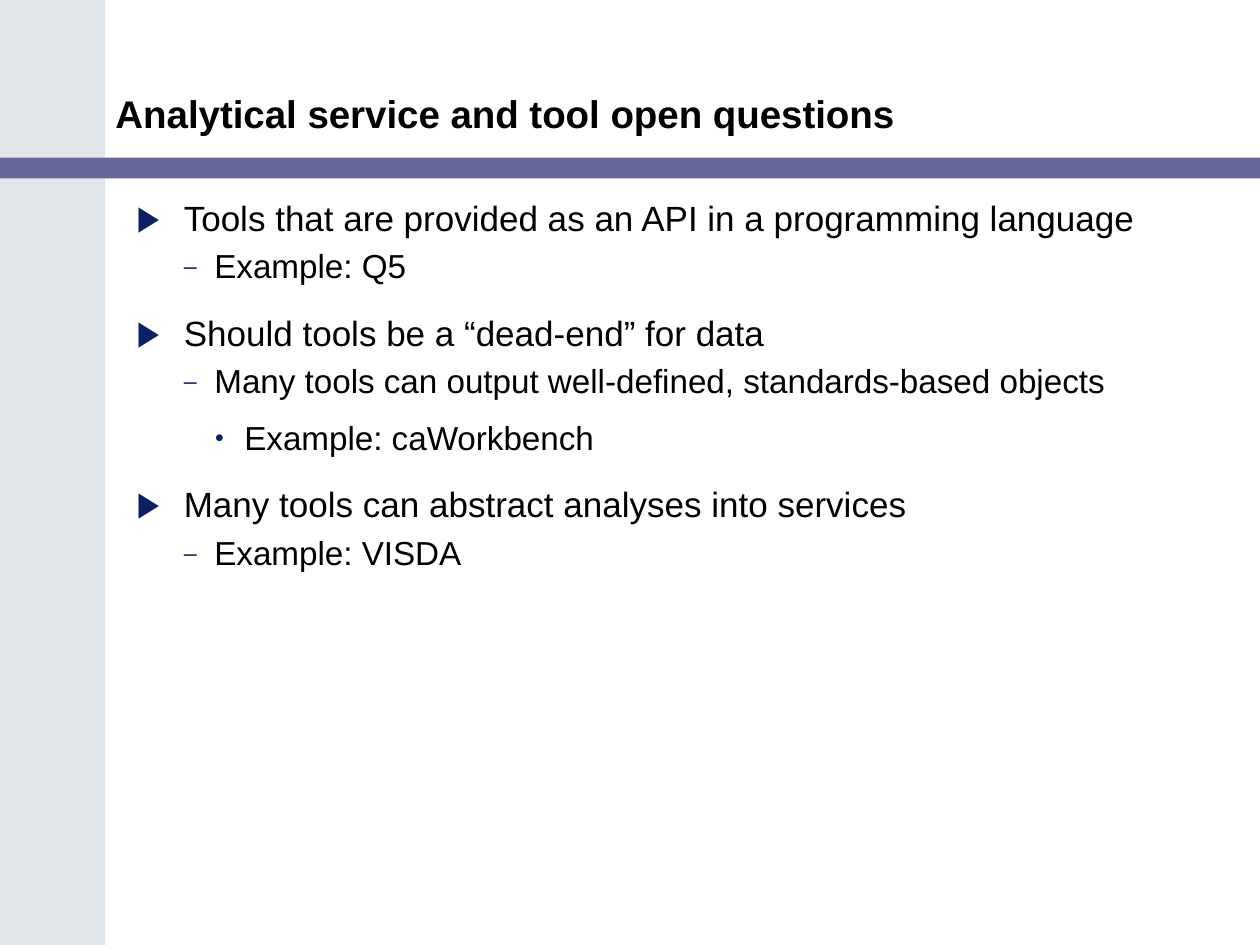
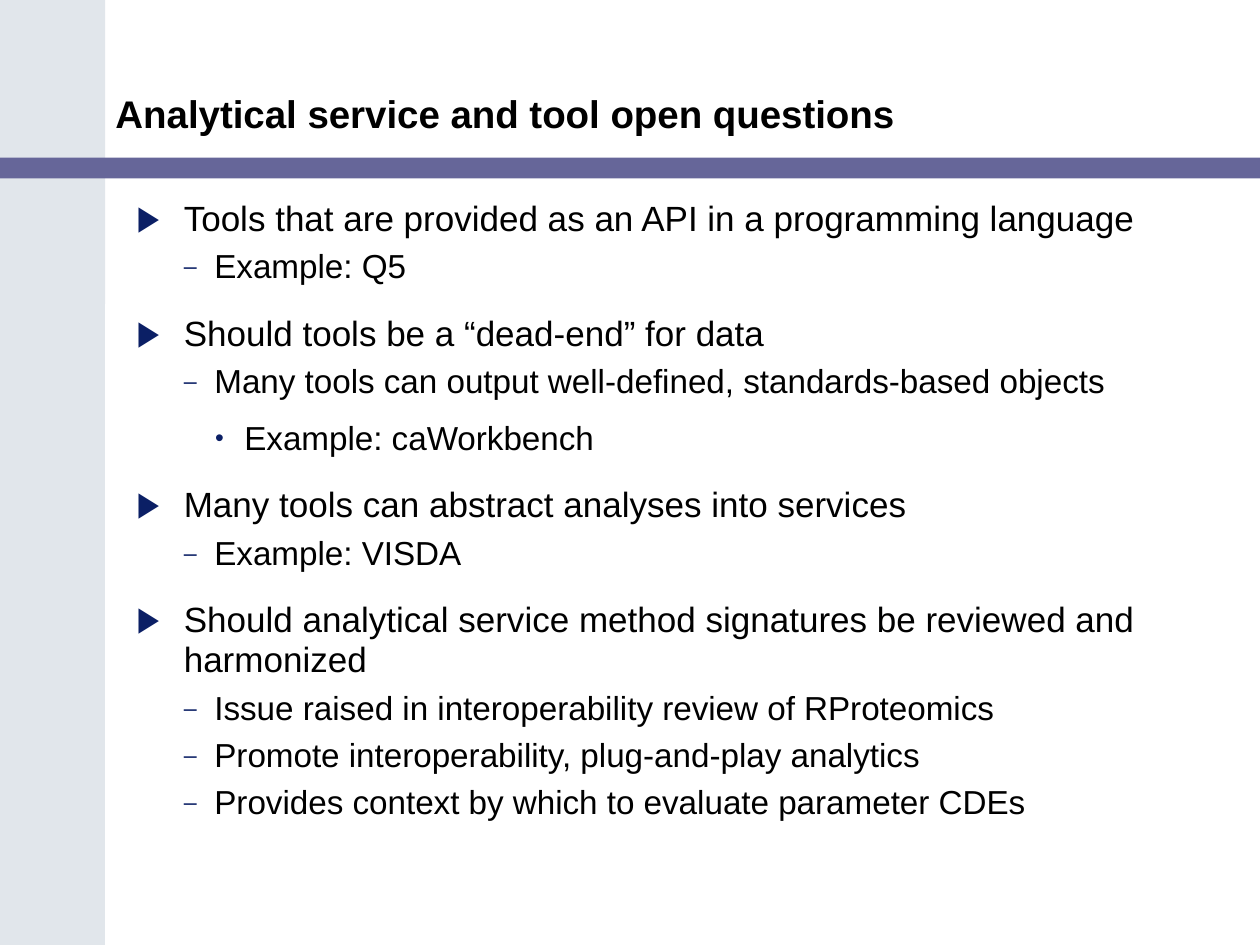
Before and after one commit to NCIP/cagrid-docs, a slide deck: slide 8 of presentations/200602_VCDE_ARCH/Service_Guidlines_Arch_VCDE_Feb2.ppt. Drawn at 1260x945 pixels with LibreOffice and Linux fonts; fonts in the diff are those of the drawing; background and template pictures are left out. Boxes give left, top, right and bottom in pixels: in the first picture for what was removed or moved away, otherwise in the second. Text is boxed around its words. In the diff, an @@ line names an element or a change of style, - is before the commit and + after.

```diff
--- a/presentations/200602_VCDE_ARCH/Service_Guidlines_Arch_VCDE_Feb2.ppt
+++ b/presentations/200602_VCDE_ARCH/Service_Guidlines_Arch_VCDE_Feb2.ppt
@@ text at (184,606,1133,820): paragraphs added @@
+▶ Should analytical service method signatures be reviewed and harmonized
+  – Issue raised in interoperability review of RProteomics
+  – Promote interoperability, plug-and-play analytics
+  – Provides context by which to evaluate parameter CDEs
```
Also in this commit, not shown: 2 other slides changed.
